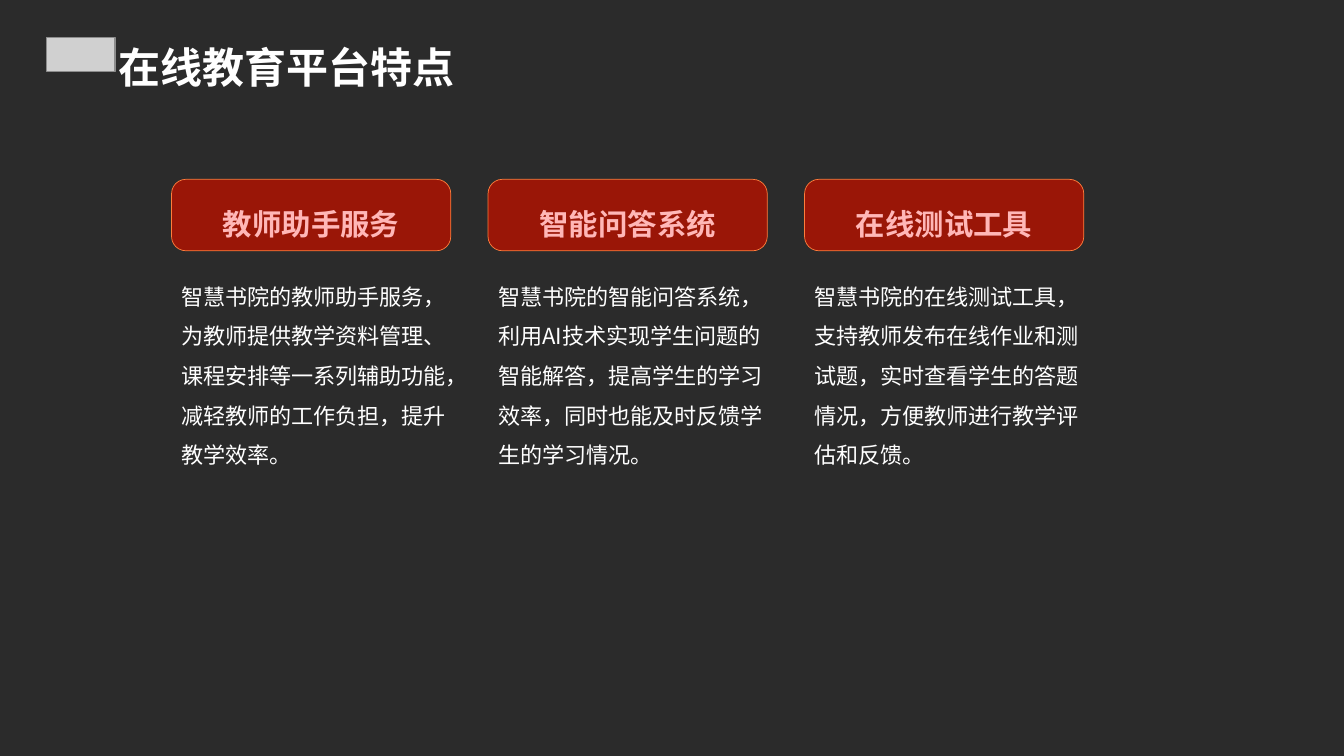
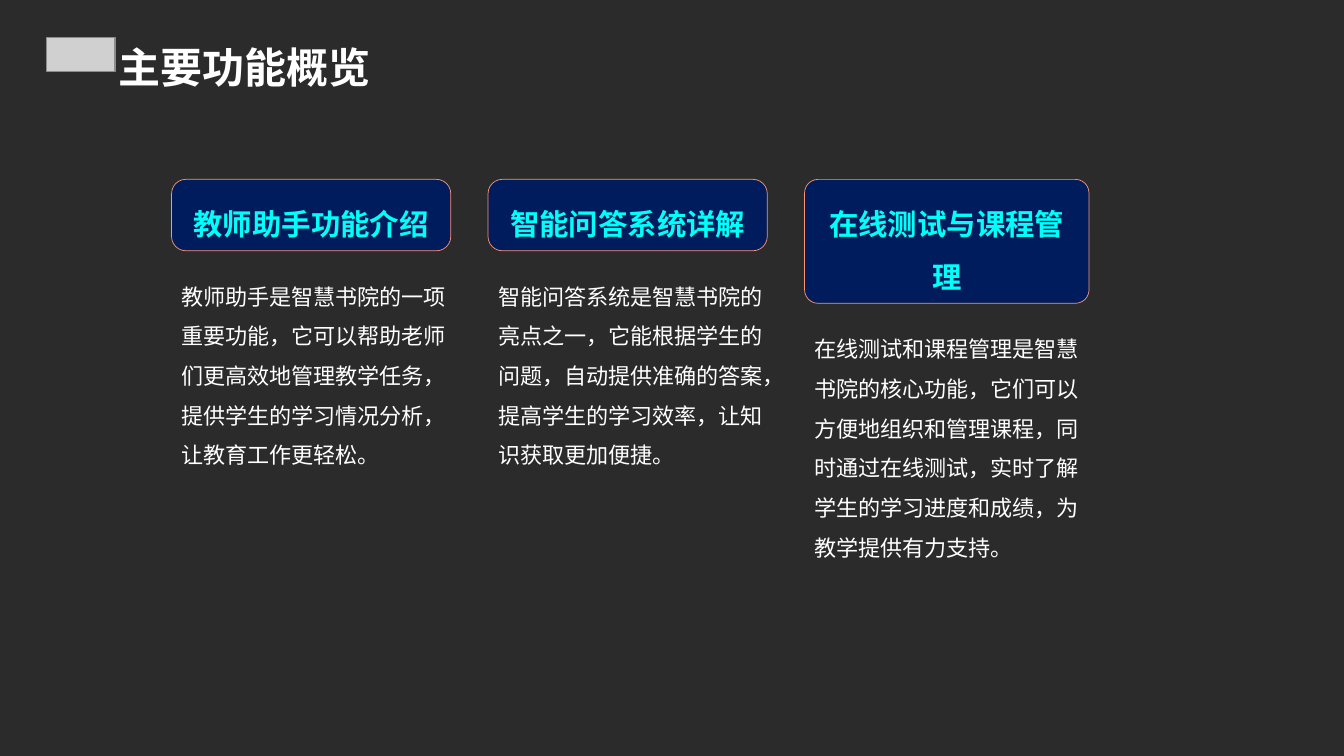
Before and after one commit to FlashLizard/Intelligent_Learning_Platform, a slide deck: slide 5 of src/generate_ppt/generate_ppt/ppttmp.ppt. Drawn at 1344x756 pixels with LibreOffice and Linux fonts; fonts in the diff are those of the drawing; grey boxes stand for pictures; background and template pictures are left out; a plain dark background stands for a picture behind light text. Boxes give left, top, right and bottom in pixels: in the first picture for what was removed or moved away, otherwise in the second. Text is boxed around its words. In the diff, an @@ line names an element or a change of style, - is before the commit and + after.

```diff
--- a/src/generate_ppt/generate_ppt/ppttmp.ppt
+++ b/src/generate_ppt/generate_ppt/ppttmp.ppt
@@ text at <box>118,47,370,87</box>: text changed @@
-在线教育平台特点
+主要功能概览
@@ rounded rectangle "教师助手功能介绍" at <box>171,179,451,251</box>: fill #9A1607 to #001C5C; outline #FF7D3C 0.5 pt to #FE9471 0.5 pt @@
@@ rounded rectangle "智能问答系统详解" at <box>488,179,767,251</box>: fill #9A1607 to #001C5C; outline #FF7D3C 0.5 pt to #FE9471 0.5 pt @@
@@ rounded rectangle "在线测试与课程管理": place and size @@
-rounded rectangle "在线测试与课程管理" at <box>805,179,1084,251</box>
+rounded rectangle "在线测试与课程管理" at <box>805,179,1089,303</box>
@@ rounded rectangle "在线测试与课程管理" at <box>805,179,1089,303</box>: fill #9A1607 to #001C5C; outline #FF7D3C 0.5 pt to #FE9471 0.5 pt; proportions changed @@
@@ text in rounded rectangle at <box>194,210,429,238</box>: text changed; text colour #FFB7B7 to #00FFF8 @@
-教师助手服务
+教师助手功能介绍
@@ text in rounded rectangle at <box>510,210,745,238</box>: text changed; text colour #FFB7B7 to #00FFF8 @@
-智能问答系统
+智能问答系统详解
@@ text in rounded rectangle at <box>829,210,1064,290</box>: text changed; text colour #FFB7B7 to #00FFF8 @@
-在线测试工具
+在线测试与课程管理
@@ text at <box>182,286,446,465</box>: text changed @@
-智慧书院的教师助手服务，为教师提供教学资料管理、课程安排等一系列辅助功能，减轻教师的工作负担，提升教学效率。
+教师助手是智慧书院的一项重要功能，它可以帮助老师们更高效地管理教学任务，提供学生的学习情况分析，让教育工作更轻松。
@@ text at <box>498,286,784,465</box>: text changed @@
-智慧书院的智能问答系统，利用AI技术实现学生问题的智能解答，提高学生的学习效率，同时也能及时反馈学生的学习情况。
+智能问答系统是智慧书院的亮点之一，它能根据学生的问题，自动提供准确的答案，提高学生的学习效率，让知识获取更加便捷。
@@ text at <box>815,338,1079,558</box>: text changed @@
-智慧书院的在线测试工具，支持教师发布在线作业和测试题，实时查看学生的答题情况，方便教师进行教学评估和反馈。
+在线测试和课程管理是智慧书院的核心功能，它们可以方便地组织和管理课程，同时通过在线测试，实时了解学生的学习进度和成绩，为教学提供有力支持。
```
Also in this commit, not shown: 22 other slides changed, 3 slides removed, 3 other files.
